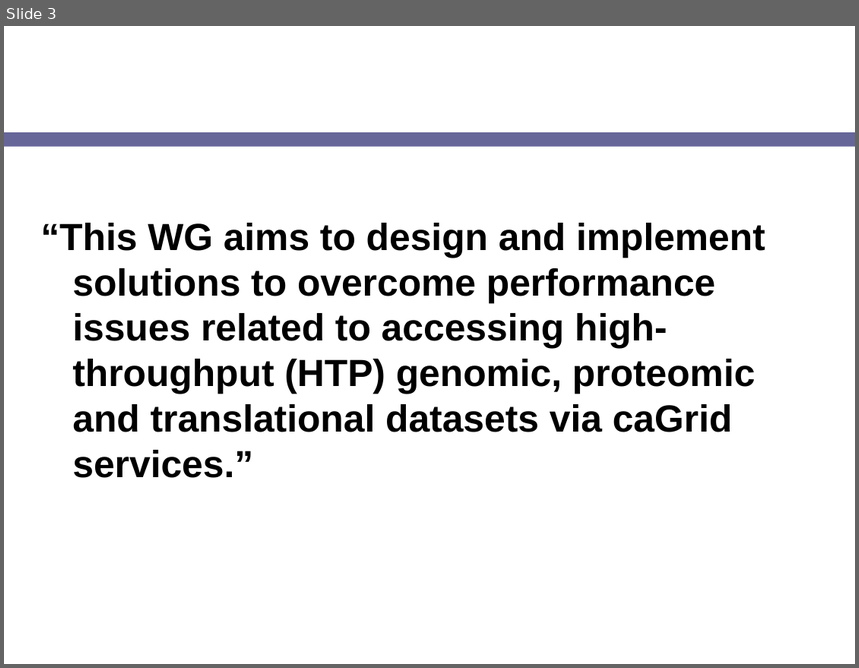
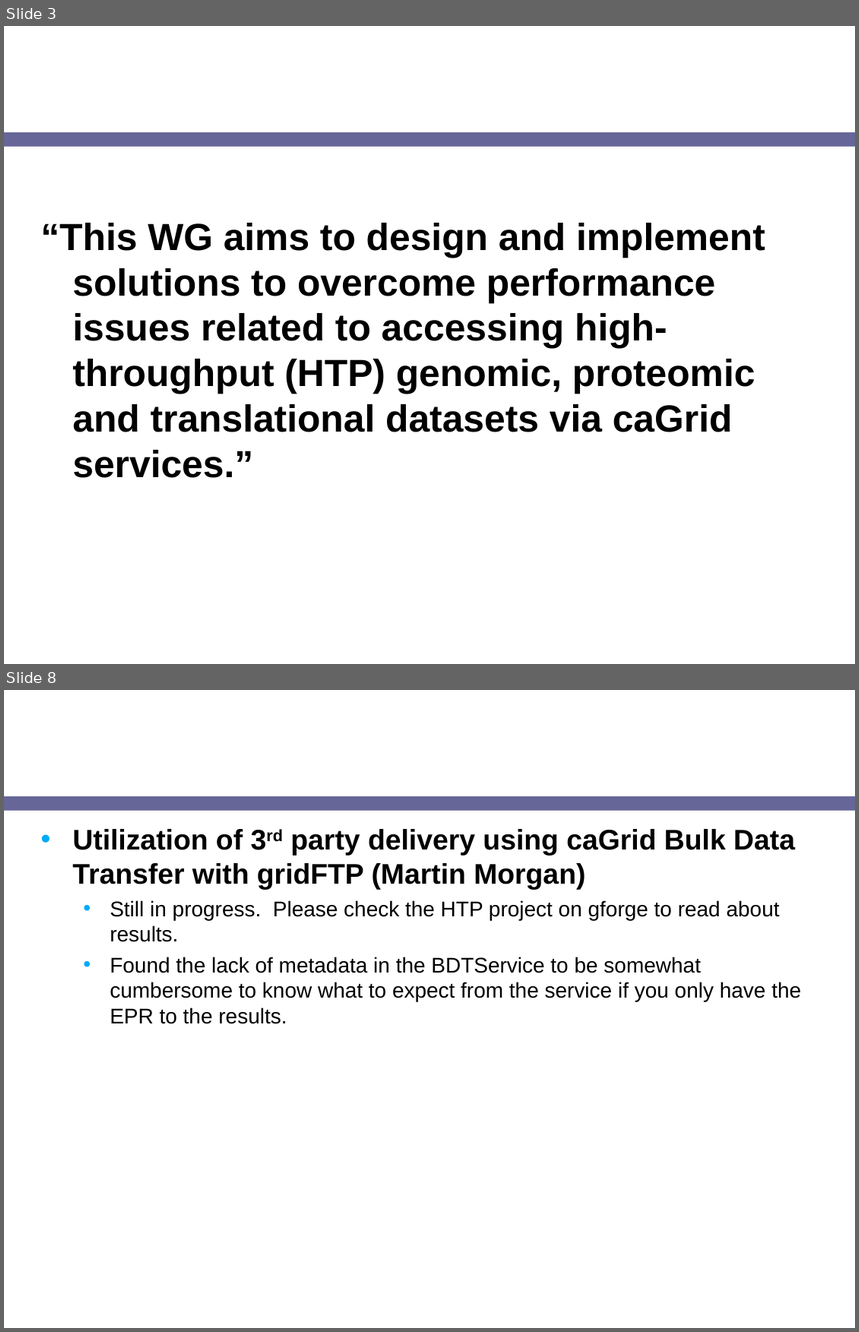
Before and after one commit to NCIP/cagrid-docs, a slide deck: presentations/200708_VCDE_ARCH/20070807_Day2_ICR-HTP-update.ppt. Shown one above the other, each under a label of ours: slide 3 before the commit, slides 3 and 8 after it; the slides between them are not shown. The pictures are 859x668 and 859x1332 pixels, drawn with LibreOffice and Linux fonts; fonts in the diff are those of the drawing; background and template pictures are left out. Boxes give left, top, right and bottom in pixels: in the first picture for what was removed or moved away, otherwise in the second. Text is boxed around its words. In the diff, an @@ line names an element or a change of style, - is before the commit and + after.

```diff
--- a/presentations/200708_VCDE_ARCH/20070807_Day2_ICR-HTP-update.ppt
+++ b/presentations/200708_VCDE_ARCH/20070807_Day2_ICR-HTP-update.ppt
@@ slide 8 added at (4, 690, 855, 1328), background picture (left out); not listed: 1 template element that a slide beside it also shows @@
@@ title added at (32, 690, 671, 790), 24 pt, text #FFFFFF, bold @@
+Evaluations
@@ text added at (72, 829, 801, 1024), 18 pt, text #000000 @@
+• Utilization of 3rd party delivery using caGrid Bulk Data Transfer with gridFTP (Martin Morgan)
+  • Still in progress. Please check the HTP project on gforge to read about results.
+  • Found the lack of metadata in the BDTService to be somewhat cumbersome to know what to expect from the service if you only have the EPR to the results.
```
Also in this commit, not shown: 5 slides changed, 3 other slides added, 1 slide removed.
